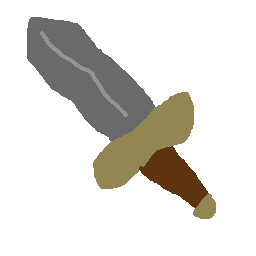
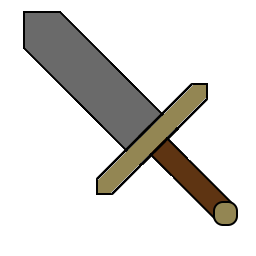
Before/after of a w=256, h=256 layered artwork. What changed in the layer stack:
added layer "Shape 1 copy 5" above "Layer 1" over box(23, 11, 238, 226)
hid "Layer 1" over box(27, 17, 216, 219)
